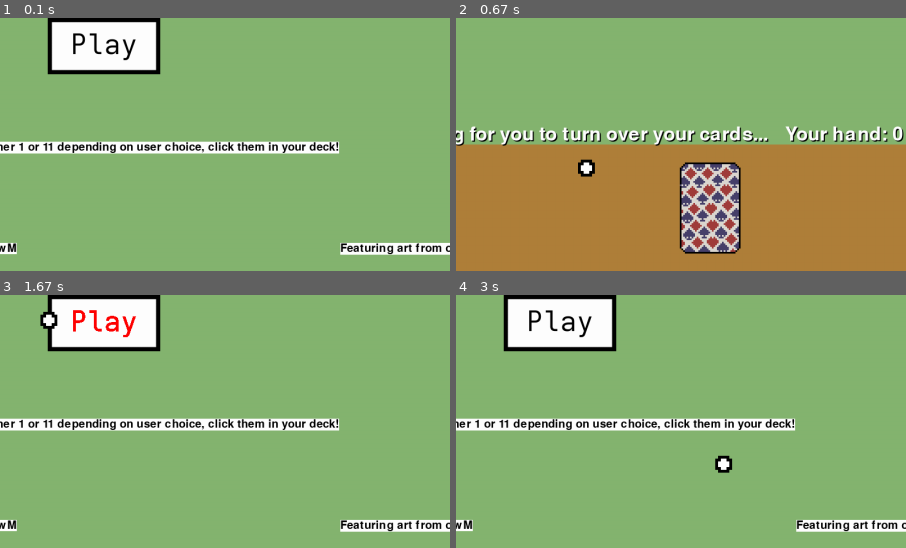
Above: before the commit, frames 1-4 (two rows, left to right).
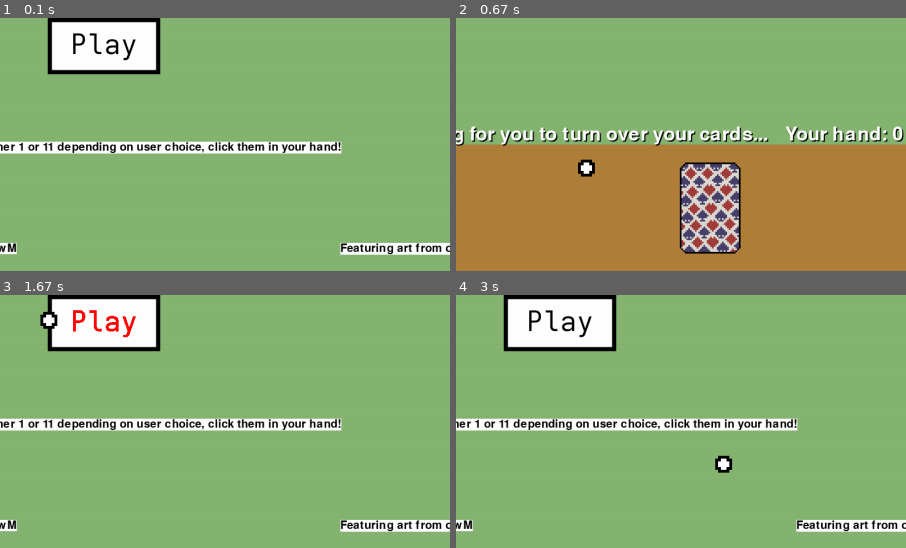
Above: after the commit, the same moments.

Repository: ublockoriginispeak/blackjackinpygame
Game: pygame game, started from blackjack.py
Same seed, same stepped clock (60 frames per second), same inputs: the game is played once before the commit and once after it.
Inputs (mouse positions are % of the whole screen's width and height, from its top left):
- Up to frame 1 (0.1 s): no input
- Up to frame 2 (0.67 s): press the mouse at (50, 56) at 0.37 s; move the mouse to (51, 68) at 0.47 s; release the mouse at (53, 80) at 0.6 s
- Up to frame 3 (1.67 s): press the mouse at (33, 88) at 0.7 s; move the mouse to (52, 62) at 0.8 s; release the mouse at (71, 37) at 0.93 s; press the mouse at (5, 8) at 1.03 s; move the mouse to (20, 19) at 1.13 s; release the mouse at (36, 29) at 1.27 s; press the mouse at (96, 7) at 1.37 s; move the mouse to (70, 31) at 1.47 s; release the mouse at (44, 55) at 1.6 s
- Up to frame 4 (3 s): press the mouse at (96, 7) at 1.7 s; move the mouse to (71, 17) at 1.8 s; release the mouse at (46, 26) at 1.93 s; press the mouse at (50, 56) at 2.03 s; move the mouse to (63, 58) at 2.13 s; release the mouse at (77, 61) at 2.27 s; press the mouse at (5, 8) at 2.37 s; move the mouse to (30, 19) at 2.47 s; release the mouse at (56, 30) at 2.6 s; press the mouse at (96, 7) at 2.7 s; move the mouse to (82, 45) at 2.8 s; release the mouse at (68, 83) at 2.93 s
The pictures show only the part of the screen within x 38-88%, y 50-100%; the shares and areas given below are measured in that part.

The runs differ from the first frame. In frame 1, 0.2% of the frame differs, in the area x 68-76%, y 48-54%; in frame 2, nothing differs; in frame 3, 0.2%; in frame 4, 0.2%.

Commit message:
finished state now, no gambling mechanics, no card names when hovering cards, probably would look bad anyway because too much text. game fully works except for a slight bug that, when selecting "no" on the ready screen twice in a row the current turn is set to bot when it shouldn't be. this doesn't cause issues in practice because the bot will always stand anyway but it's slightly annoying

Diff:
--- a/blackjack.py
+++ b/blackjack.py
@@ -76,7 +76,7 @@
 bot_hand_area = pygame.Rect(0, 0, 1600, 225)
 bot_number_of_cards_spawned = 0
 bot_hand_value = 0
-bot_think_timer = random.randint(150, 220)
+bot_think_timer = random.randint(100, 150)
 bot_prompt_text = ""
 bot_prompt_rect = pygame.Rect(500, 230, 1, 1)
 bot_stood = False
@@ -167,7 +167,7 @@
 art_credit_text = credit_font.render('Featuring art from opengameart.org', True, (0, 0, 0), (255, 255, 255))
 ace_hover_text = clear_sans_bold_size_1.render('', True, text_colour)
 ace_hover_text_outline = clear_sans_bold_size_1.render('', True, outline_colour)
-rule_explanation_text = credit_font.render('Aces can be either 1 or 11 depending on user choice, click them in your deck!', True, outline_colour, text_colour)
+rule_explanation_text = credit_font.render('Aces can be either 1 or 11 depending on user choice, click them in your hand!', True, outline_colour, text_colour)
 
 card_names = {
     1 : "Ace (1)",
@@ -269,7 +269,7 @@
     display_ready = False
 
     if bot_think_timer <= 0:
-        bot_think_timer = random.randint(150, 220)
+        bot_think_timer = random.randint(100, 150)
 
     if not on_main_menu:
         #spawning default cards
@@ -430,7 +430,7 @@
                         card.number = 11
                     elif card.identifier_number:
                         card.number = 1
-        if current_turn == "bot" and not waiting_for_player and not display_ready:
+        if current_turn == "bot" and not waiting_for_player and not display_ready and not game_over:
             bot_stood = False
             if bot_think_timer > 0:
                 if bot_hand_value + 6.8 > 21:
